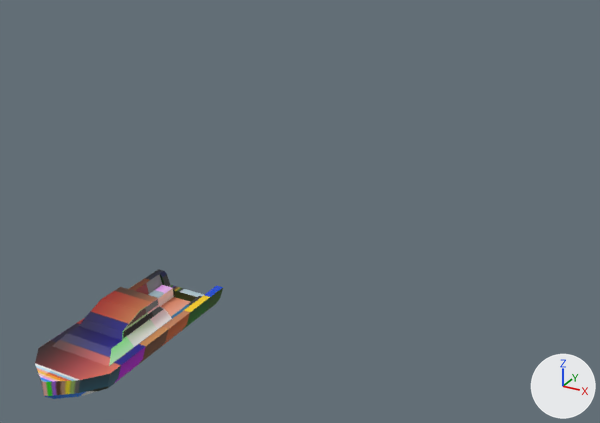
One commit to the Blender file Assets/Blender/BoatColoring.blend: the scene before it, then after it.
Rendered twice from a 50 mm camera at (8.3, -14.1, 12.1) aimed at (-4.3, 8.8, 0.6). Every picture has the same lights, and +X, +Y and +Z are marked at lower right.

Objects in the first picture: 'Fisher_Boat'.
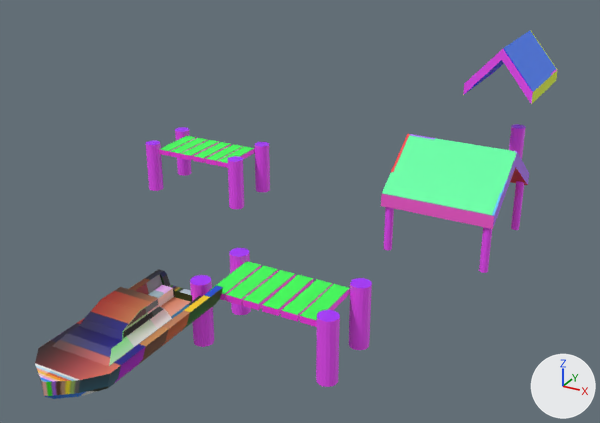
The newer file is also turned or shifted as a whole; pictures and numbers use the older file's frame.

The change, as a diff of the scene's bpy script:
```diff
--- a/Assets/Blender/BoatColoring.blend.py
+++ b/Assets/Blender/BoatColoring.blend.py
@@ ob_cube_003 @@
+ob_cube_003 = bpy.data.objects.new('Cube.003', me_cube_010)  # 186 vertices, 112 faces; spans x -1.0..1.0, y -2.15..2.2, z -2.69..1.0; in mat_material_004 (picture img_material_004_base_color), mat_pillar (picture img_material_002_base_color), mat_pillar_002 (picture img_material_002_base_color_003)
+ob_cube_003.location = (0.0, 12.62, 1.69)
+ob_cube_003.scale = (1.98, 1.0, 1.0)
@@ ob_cylinder @@
+ob_cylinder = bpy.data.objects.new('Cylinder', me_cylinder_004)  # 40 vertices, 22 faces; spans x -0.3..0.3, y -0.3..0.3, z -1.0..1.0; in mat_pillar (picture img_material_002_base_color)
+ob_cylinder.location = (0.0, 20.67, 0.0)
@@ ob_cube_002 @@
+ob_cube_002 = bpy.data.objects.new('Cube.002', me_cube_008)  # 12 vertices, 6 faces; spans x -1.39..1.29, y -1.0..1.0, z -1.0..1.0; in mat_material_002 (picture img_material_002_base_color_002)
+ob_cube_002.location = (0.0, 18.91, 4.13)
+ob_cube_002.scale = (1.0, 2.0, 1.0)
@@ ob_cube_001 @@
+ob_cube_001 = bpy.data.objects.new('Cube.001', me_cube_007)  # 208 vertices, 124 faces; spans x -3.4..15.1, y -1.3..1.4, z -16.9..3.1; in mat_woodplank_001 (picture img_material_003_base_color_001), mat_pillar_001 (picture img_material_002_base_color_001)
+ob_cube_001.location = (-11.98, 12.27, 0.69)
+ob_cube_001.rotation_euler = (0.0, 0.0, 0.0179)  # degrees (0, 0, 1)
+ob_cube_001.scale = (0.25, 1.0, 0.1)
@@ ob_cube @@
+ob_cube = bpy.data.objects.new('Cube', me_cube_001)  # 208 vertices, 124 faces; spans x -3.4..15.1, y -1.3..1.4, z -16.9..3.1; in mat_woodplank (picture img_material_003_base_color), mat_pillar (picture img_material_002_base_color)
+ob_cube.location = (-3.46, 3.51, 0.69)
+ob_cube.rotation_euler = (0.0, 0.0, 0.0179)  # degrees (0, 0, 1)
+ob_cube.scale = (0.25, 1.0, 0.1)
```

Location of each change, (x1, y1, x2, y2) in pixels of the pictures (600 x 423 px):
'Cube.003', added (green)
    after: (381, 134, 529, 273)
    faces in mat_material_004 (picture img_material_004_base_color): (381, 134, 529, 229)
    faces in mat_pillar_002 (picture img_material_002_base_color_003): (479, 181, 524, 273)
    faces in mat_pillar (picture img_material_002_base_color): (384, 207, 394, 250)
'Cube', added
    after: (190, 248, 372, 387)
    faces in mat_woodplank (picture img_material_003_base_color): (209, 261, 350, 327)
    faces in mat_pillar (picture img_material_002_base_color): (190, 248, 372, 387)
'Cube.001', added
    after: (146, 127, 270, 209)
    faces in mat_pillar_001 (picture img_material_002_base_color_001): (146, 127, 270, 209)
    faces in mat_woodplank_001 (picture img_material_003_base_color_001): (159, 136, 255, 168)
'Cube.002', added (blue)
    after: (463, 30, 557, 104)
'Cylinder', added
    after: (509, 124, 526, 159)
